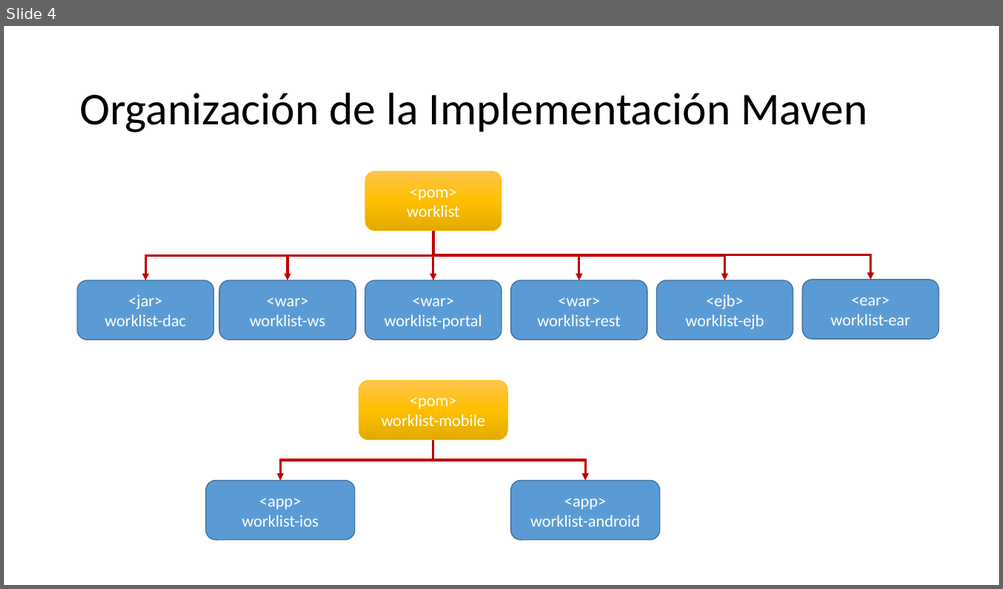
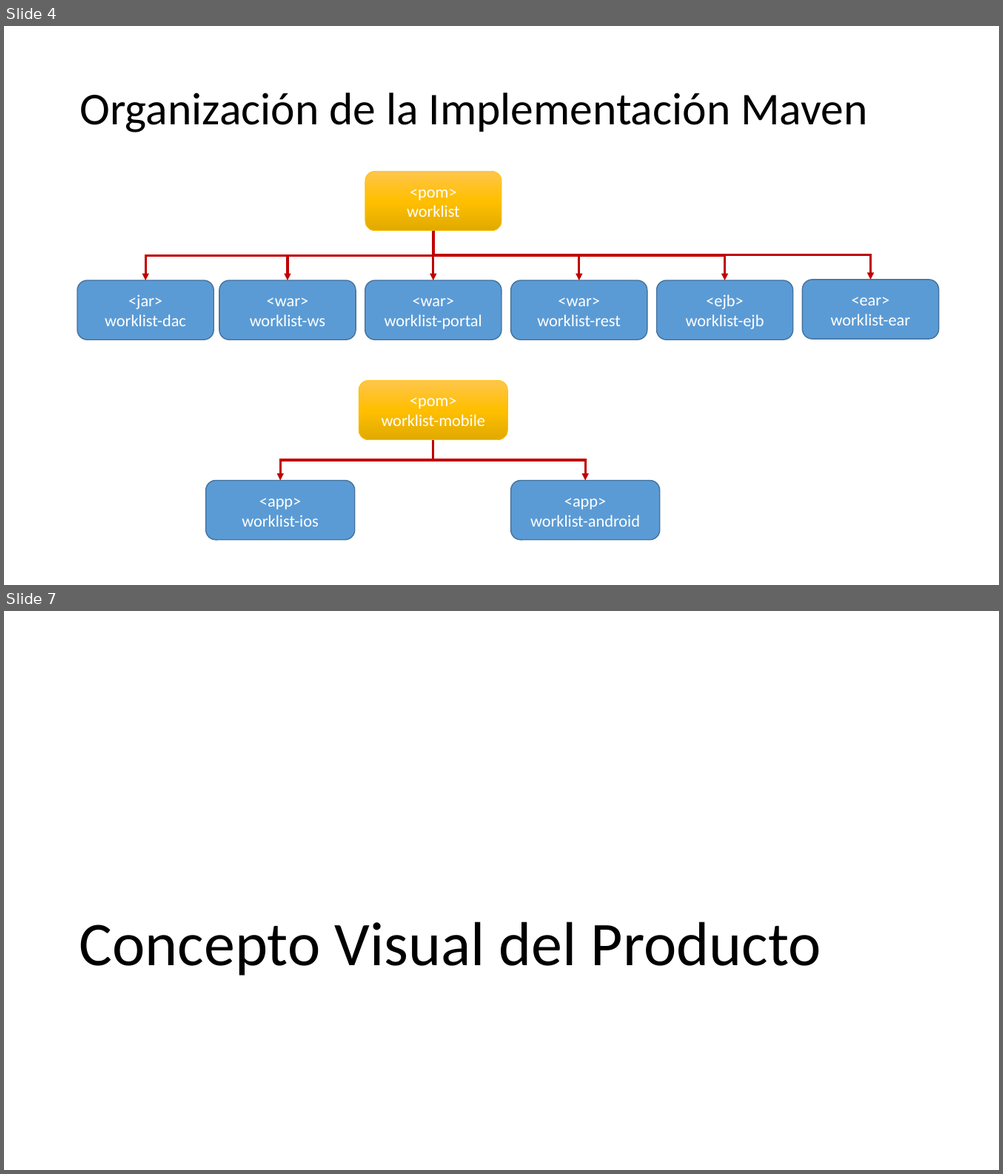
Before and after one commit to upcevo201402/bpm-btm, a slide deck: Diseno/Concepto_Arquitectura.pptx. Shown one above the other, each under a label of ours: slide 4 before the commit, slides 4 and 7 after it; the slides between them are not shown. The pictures are 1003x589 and 1003x1174 pixels, drawn with LibreOffice and Linux fonts; fonts in the diff are those of the drawing. Boxes give left, top, right and bottom in pixels: in the first picture for what was removed or moved away, otherwise in the second. Text is boxed around its words. In the diff, an @@ line names an element or a change of style, - is before the commit and + after.

```diff
--- a/Diseno/Concepto_Arquitectura.pptx
+++ b/Diseno/Concepto_Arquitectura.pptx
@@ slide 7 added at (4,611,999,1170), background #FFFFFF @@
@@ title added at (79,922,821,976), 60 pt, text #000000 @@
+Concepto Visual del Producto
```
Also in this commit, not shown: 2 slides changed, 4 other slides added, 1 other file.
